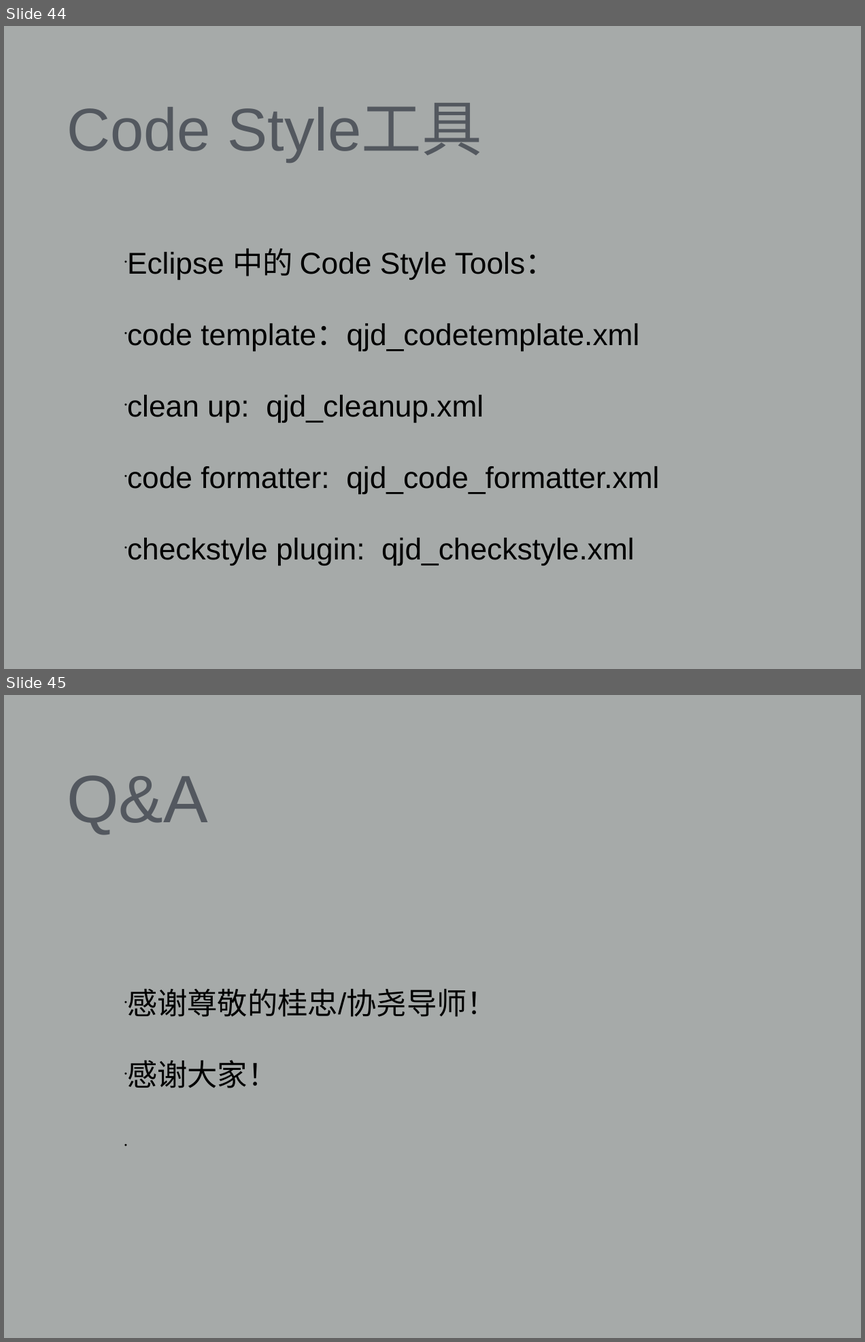
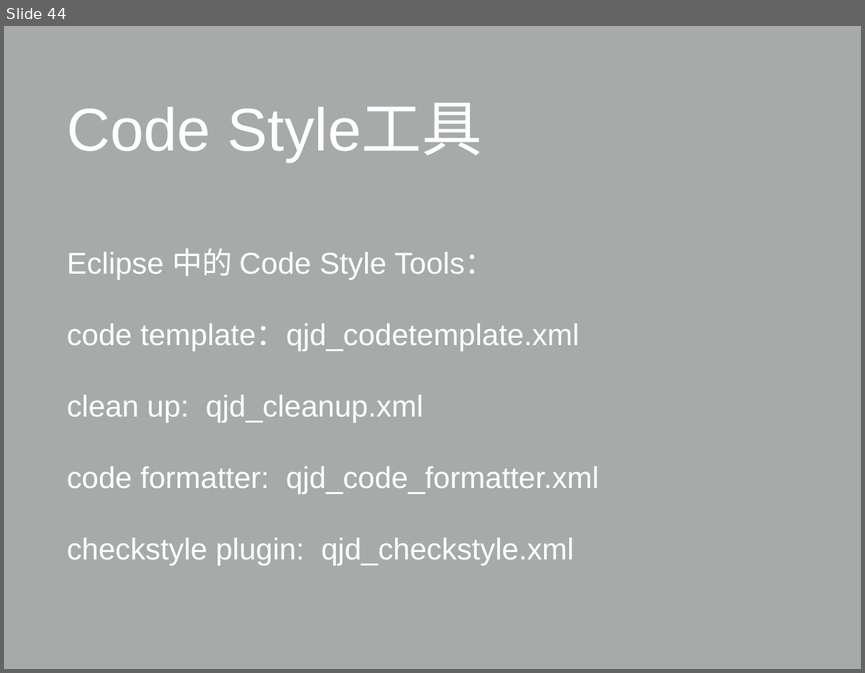
Before and after one commit to universsky/Clean_Code, a slide deck: 整洁的代码与规范_陈光剑2015-8-14.ppt. Shown one above the other, each under a label of ours: slides 44 and 45 before the commit, slide 44 after it. The pictures are 865x1342 and 865x673 pixels, drawn with LibreOffice and Linux fonts; fonts in the diff are those of the drawing. Boxes give left, top, right and bottom in pixels: in the first picture for what was removed or moved away, otherwise in the second. Text is boxed around its words. In the diff, an @@ line names an element or a change of style, - is before the commit and + after.

```diff
--- a/整洁的代码与规范_陈光剑2015-8-14.ppt
+++ b/整洁的代码与规范_陈光剑2015-8-14.ppt
@@ slide 45 removed at [4, 695, 861, 1338], background #A6AAA9 @@
@@ title removed at [67, 775, 208, 834] @@
-Q&A
@@ text removed at [127, 989, 497, 1088] @@
-• 感谢尊敬的桂忠/协尧导师！
-• 感谢大家！
@@ slide 44 changed as well @@
@@ title "Code Style工具" at [67, 103, 482, 161]: text colour #53585F to #FFFFFF @@
@@ text "Eclipse 中的 Code Style Tools：" at [67, 248, 599, 565]: text colour #000000 to #FFFFFF; bullet • to none @@
```
Also in this commit, not shown: 43 other slides changed, 1 slide added, 2 other files.
